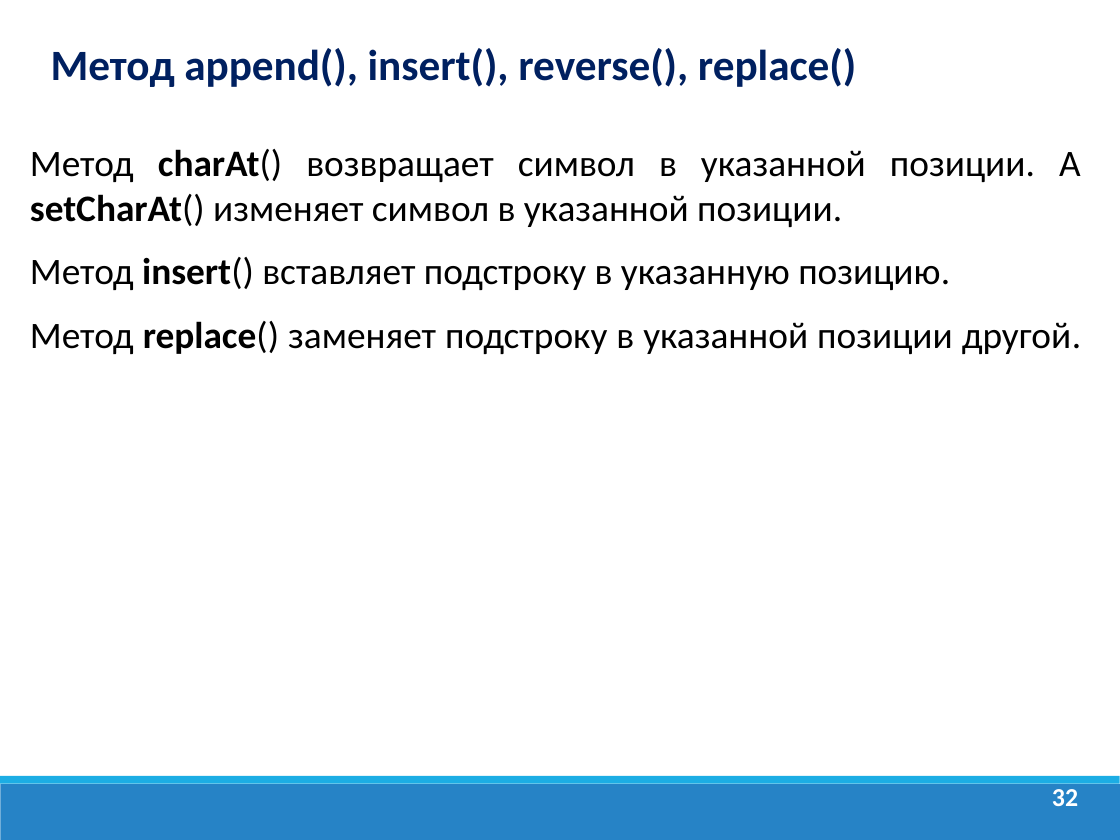
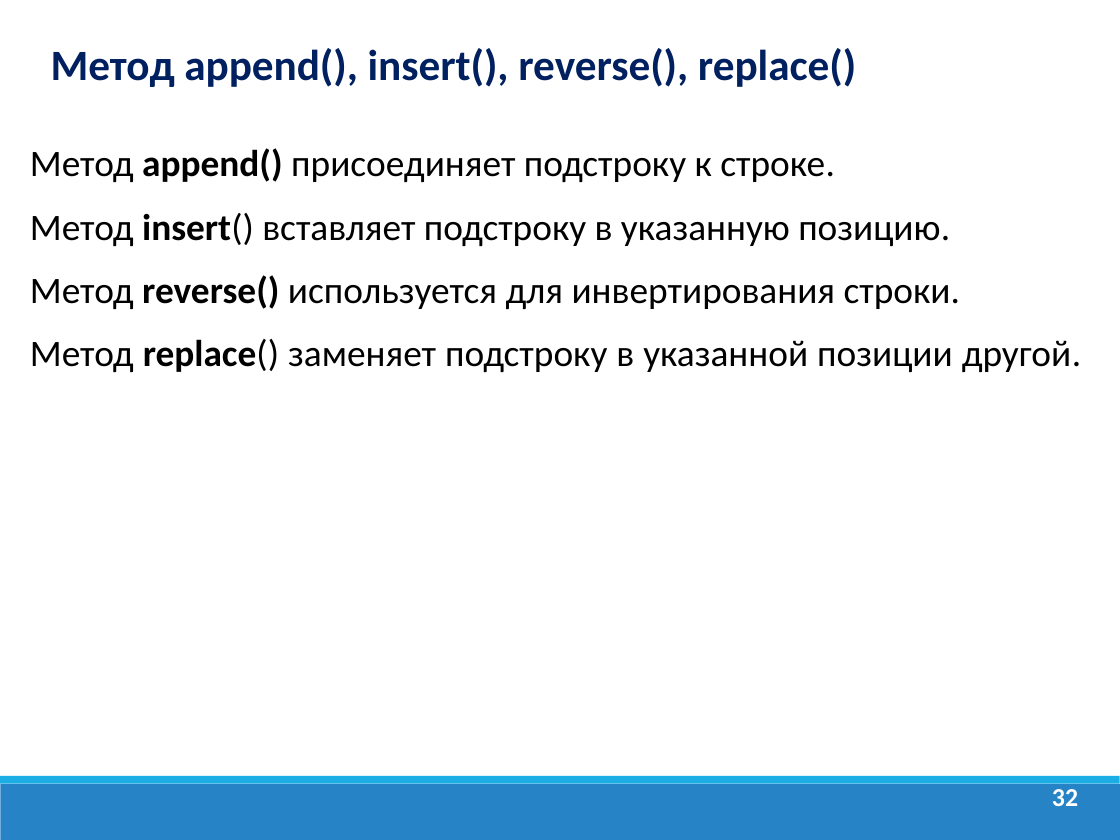
Before and after one commit to dmitry-academy/academy6721, a slide deck: slide 32 of academy6721/resources/presentations/Java Lection 5. Пакеты.Math.String.ppt. Drawn at 1120x840 pixels with LibreOffice and Linux fonts; fonts in the diff are those of the drawing; background and template pictures are left out. Boxes give left, top, right and bottom in pixels: in the first picture for what was removed or moved away, otherwise in the second. Text is boxed around its words. In the diff, an @@ line names an element or a change of style, - is before the commit and + after.

Commit message:
Строки

```diff
--- a/academy6721/resources/presentations/Java Lection 5. Пакеты.Math.String.ppt
+++ b/academy6721/resources/presentations/Java Lection 5. Пакеты.Math.String.ppt
@@ text at bbox=[30, 148, 835, 182]: text changed @@
-Метод charAt() возвращает символ в указанной позиции. А setCharAt() изменяет символ в указанной позиции.
+Метод append() присоединяет подстроку к строке.
@@ text at bbox=[30, 275, 960, 309]: paragraph added @@
+Метод reverse() используется для инвертирования строки.
```
Also in this commit, not shown: 1 other slide changed, 57 other files.
